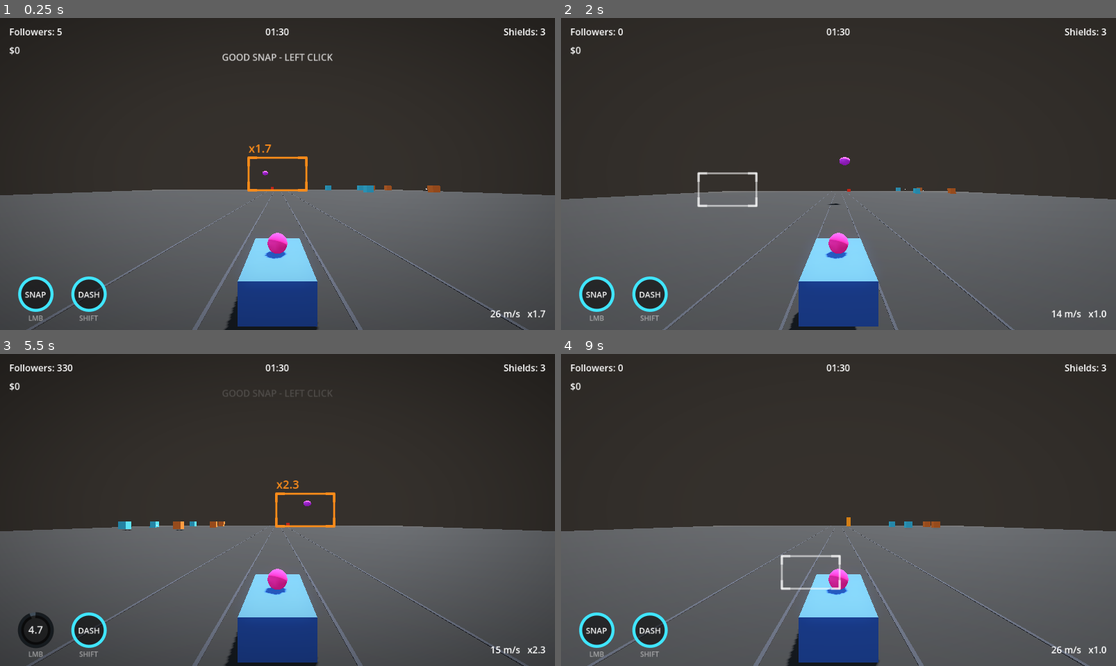
Above: before the commit, frames 1-4 (two rows, left to right).
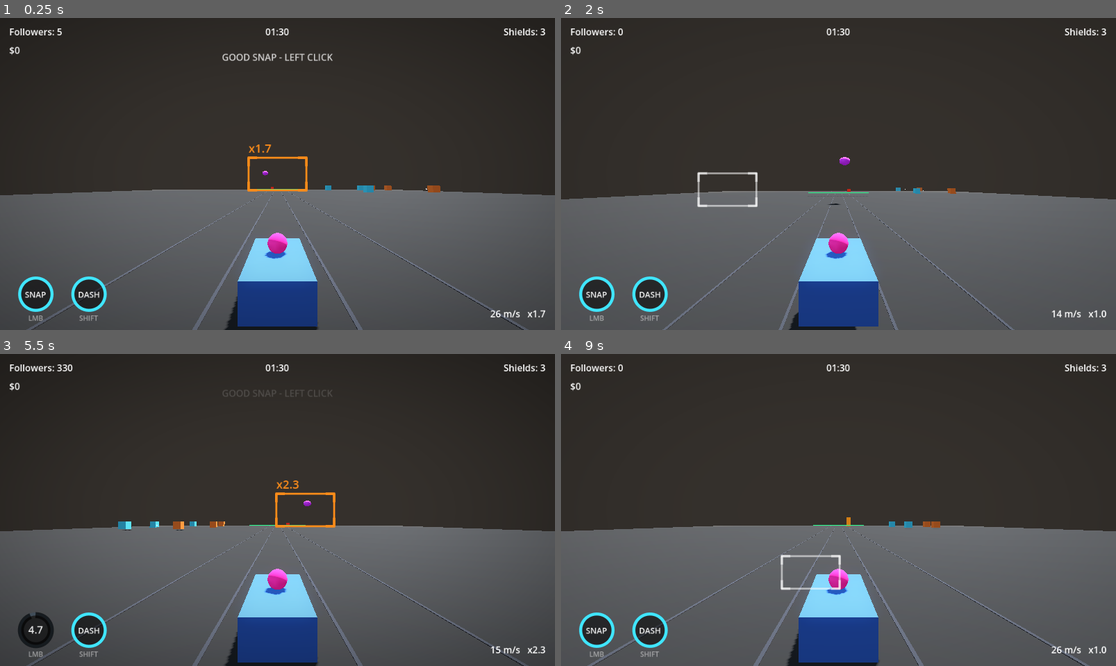
Above: after the commit, the same moments.

Repository: Wasumyon/war-idols
Game: Godot game, scene res://slice.tscn
Same seed, same stepped clock (60 frames per second), same inputs: the game is played once before the commit and once after it. This scene is started directly instead of the project's main scene.
Inputs (mouse positions are in pixels of both pictures, inside the frame that each line leads up to):
- Up to frame 1 (0.25 s): no input
- Up to frame 2 (2 s): tap Enter at 0.5 s; move the mouse to (960, 158) at 0.52 s; hold D (turnRight) 0.53-1.28 s; tap Ctrl (drift) at 0.6 s; click (960, 158) at 0.67 s; tap Space (jump) at 0.77, 1.52 s; move the mouse to (727, 189) at 1.27 s; hold S (brake) from 1.28 s (still down); tap R at 1.35 s
- Up to frame 3 (5.5 s): move the mouse to (333, 441) at 2.02 s; release S (brake) at 2.03 s; hold D (turnRight) 2.03-2.78 s; hold Shift 2.03-2.78 s; move the mouse to (249, 572) at 2.77 s; hold W (accelerate) 2.78-3.53 s; tap Q at 2.85 s; click (249, 572) at 2.92 s; tap Space (jump) at 3.02, 3.77, 4.52 s; move the mouse to (444, 556) at 3.52 s; hold A (turnLeft) 3.53-5.03 s; tap Enter at 3.6 s; move the mouse to (111, 463) at 4.27 s; tap Ctrl (drift) at 4.35 s; move the mouse to (305, 510) at 5.02 s; hold S (brake) from 5.03 s (still down); tap R at 5.1 s; click (305, 510) at 5.17 s
- Up to frame 4 (9 s): move the mouse to (755, 432) at 5.77 s; release S (brake) at 5.78 s; hold D (turnRight) 5.78-6.53 s; tap Shift at 5.85 s; tap Space (jump) at 6.02, 6.77, 7.52 s; move the mouse to (960, 494) at 6.52 s; hold W (accelerate) 6.53-7.28 s; hold Q 6.53-7.28 s; move the mouse to (727, 525) at 7.27 s; hold D (turnRight) 7.28-8.03 s; tap Enter at 7.35 s; click (727, 525) at 7.42 s; move the mouse to (894, 441) at 8.02 s; hold S (brake) 8.03-8.78 s; tap Ctrl (drift) at 8.1 s; move the mouse to (810, 572) at 8.77 s; hold A (turnLeft) from 8.78 s (still down); tap R at 8.85 s

The runs differ from the first frame. In frame 1, less than 0.1% of the frame differs, in the area x 46-54%, y 54-56%; in frame 2, less than 0.1%, in the area x 44-56%, y 55-58%; in frame 3, less than 0.1%; in frame 4, less than 0.1%.

Commit message:
Filmer-laser: neon-green road beam at streamer height, duck to avoid; streamer hitbox rides duck state

Diff:
--- a/car/slice.tscn
+++ b/car/slice.tscn
@@ -82,6 +82,9 @@
 [sub_resource type="BoxShape3D" id="HitboxShape_1"]
 size = Vector3(2.4, 1.6, 4.5)
 
+[sub_resource type="SphereShape3D" id="StreamHitShape_1"]
+radius = 0.45
+
 [sub_resource type="Shader" id="VigShader_1"]
 code = "shader_type canvas_item;
 uniform float intensity : hint_range(0.0, 1.0) = 0.3;
@@ -187,6 +190,12 @@
 [node name="CollisionShape3D" type="CollisionShape3D" parent="Runner/Hitbox"]
 transform = Transform3D(1, 0, 0, 0, 1, 0, 0, 0, 1, 0, 0.6, 0)
 shape = SubResource("HitboxShape_1")
+
+[node name="StreamHit" type="Area3D" parent="Runner"]
+transform = Transform3D(1, 0, 0, 0, 1, 0, 0, 0, 1, 0, 1.45, 0)
+
+[node name="CollisionShape3D" type="CollisionShape3D" parent="Runner/StreamHit"]
+shape = SubResource("StreamHitShape_1")
 
 [node name="Spawner" type="Node3D" parent="."]
 script = ExtResource("4_spawner")
--- a/car/slice/lane_spawner.gd
+++ b/car/slice/lane_spawner.gd
@@ -38,6 +38,9 @@
 @export var cluster_z_min := 100.0
 @export var cluster_z_max := 150.0
 
+# --- filmer-targeting lasers ---
+@export var laser_interval := 7.0
+
 var lane_weights := [3.0, 2.0, 1.0, 2.0, 3.0]
 
 var _runner: Node3D
@@ -46,6 +49,7 @@
 var _cleanup := 0.0
 var _air_cool := 0.0
 var _battle_cool := 0.0
+var _laser_cool := 0.0
 var _last_emitter_z := 100000.0
 var _last_lane := -1
 
@@ -89,6 +93,12 @@
 		_battle_cool = battle_interval * randf_range(0.8, 1.2)
 		if not feature_busy:
 			_spawn_battle()
+
+	# --- filmer-targeting lasers (duck to survive) ---
+	_laser_cool -= delta
+	if _laser_cool <= 0.0:
+		_laser_cool = laser_interval * randf_range(0.8, 1.2)
+		_spawn_laser()
 
 	# --- recycle what the player has passed ---
 	_cleanup -= delta
@@ -147,6 +157,14 @@
 		dc.global_position = Vector3(side * 26.0, randf_range(6.0, 11.0), z)
 
 
+## A road-wide beam at streamer height; duck to drop below it.
+func _spawn_laser() -> void:
+	var z := _runner.global_position.z - randf_range(95.0, 130.0)
+	var l := Laser.new()
+	add_child(l)
+	l.global_position = Vector3(0.0, 1.62, z)
+
+
 ## A cluster of battles on one side, grouped so it reads as one engagement.
 func _spawn_battle() -> void:
 	var side := 1.0 if randf() < 0.5 else -1.0
--- /dev/null
+++ b/car/slice/laser.gd
@@ -0,0 +1,41 @@
+extends Area3D
+class_name Laser
+## Filmer-targeting beam (neon green). Spans the road at streamer height and
+## travels toward the player. The CAR is immune - only the standing streamer is
+## hit, and ducking drops them below the beam. Duck to survive.
+
+@export var speed := 42.0
+
+var _runner: Node3D
+
+
+func _ready() -> void:
+	add_to_group("damaging")
+	add_to_group("filmer")
+	_build()
+	_runner = get_tree().get_first_node_in_group("runner")
+
+
+func _build() -> void:
+	var mesh := MeshInstance3D.new()
+	var box := BoxMesh.new()
+	box.size = Vector3(28.0, 0.35, 1.4)
+	mesh.mesh = box
+	var mat := StandardMaterial3D.new()
+	mat.albedo_color = Color(0.25, 1.0, 0.55)
+	mat.emission_enabled = true
+	mat.emission = Color(0.1, 0.9, 0.35)
+	mesh.material_override = mat
+	add_child(mesh)
+
+	var cs := CollisionShape3D.new()
+	var sh := BoxShape3D.new()
+	sh.size = Vector3(28.0, 0.5, 1.6)
+	cs.shape = sh
+	add_child(cs)
+
+
+func _physics_process(delta: float) -> void:
+	position.z += speed * delta
+	if _runner != null and global_position.z > _runner.global_position.z + 25.0:
+		queue_free()
--- a/car/slice/runner.gd
+++ b/car/slice/runner.gd
@@ -55,6 +55,7 @@
 	lane = lane_count / 2
 	position.x = lane_x(lane)
 	$Hitbox.area_entered.connect(_on_area_entered)
+	$StreamHit.area_entered.connect(_on_stream_hit)
 
 
 func _ensure_jump_action() -> void:
@@ -162,6 +163,9 @@
 		or Input.is_mouse_button_pressed(MOUSE_BUTTON_XBUTTON2)
 	var target_y: float = duck_height if ducking else stand_height
 	streamer.position.y = lerp(streamer.position.y, target_y, clamp(duck_rate * delta, 0.0, 1.0))
+	# The streamer's hitbox rides with them: standing = in the beam's path,
+	# ducked = below it.
+	$StreamHit.position.y = streamer.position.y
 
 	# --- dash effects + smashing ---
 	_bubble.visible = dashing
@@ -178,6 +182,16 @@
 			a.queue_free()
 
 
+## Filmer-targeting attacks only connect with the streamer's hitbox. Standing
+## puts them in the beam; ducking drops them below it.
+func _on_stream_hit(area: Area3D) -> void:
+	if not area.is_in_group("filmer"):
+		return
+	if dashing:
+		return   # super armour shrugs this off too
+	get_parent().on_player_hit()
+
+
 func _on_area_entered(area: Area3D) -> void:
 	if not area.is_in_group("damaging"):
 		return
Not shown: 1 places in car/slice.tscn that only renumber resources
Not shown, added: car/slice/laser.gd.uid
